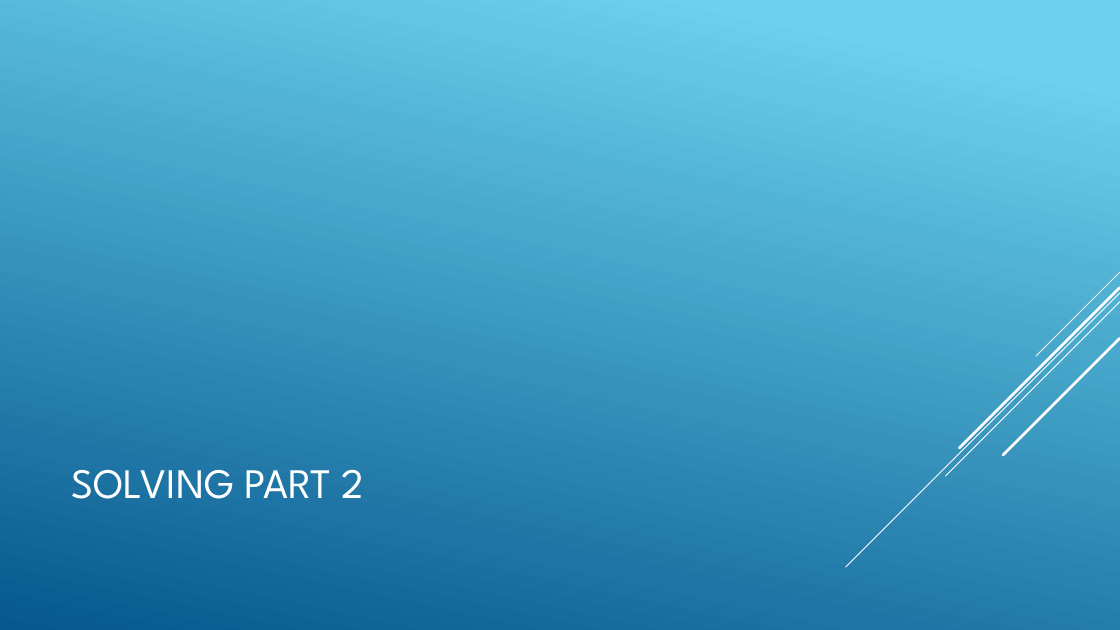
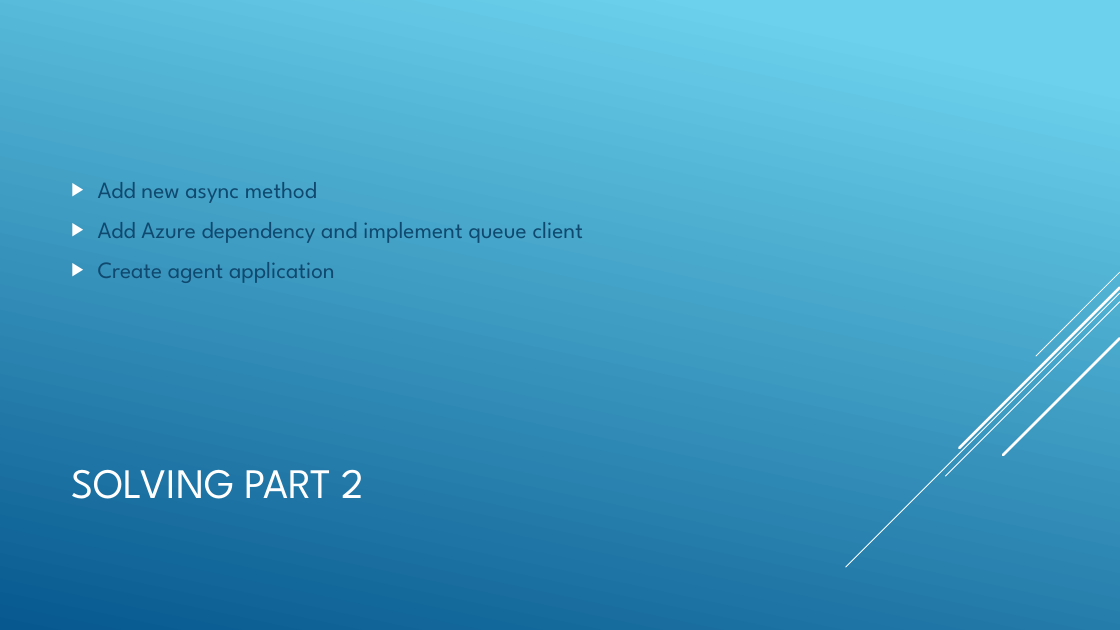
Before and after one commit to FTheron/LearningHub, a slide deck: slide 6 of LearningHubInReview.pptx. Drawn at 1120x630 pixels with LibreOffice and Linux fonts; fonts in the diff are those of the drawing. Boxes give left, top, right and bottom in pixels: in the first picture for what was removed or moved away, otherwise in the second. Text is boxed around its words. In the diff, an @@ line names an element or a change of style, - is before the commit and + after.

```diff
--- a/LearningHubInReview.pptx
+++ b/LearningHubInReview.pptx
@@ text added at (x1=98, y1=182, x2=583, y2=283), 20 pt, text #0F496F @@
+▶ Add new async method
+▶ Add Azure dependency and implement queue client
+▶ Create agent application
```
Also in this commit, not shown: 5 other slides changed, 1 slide removed.
